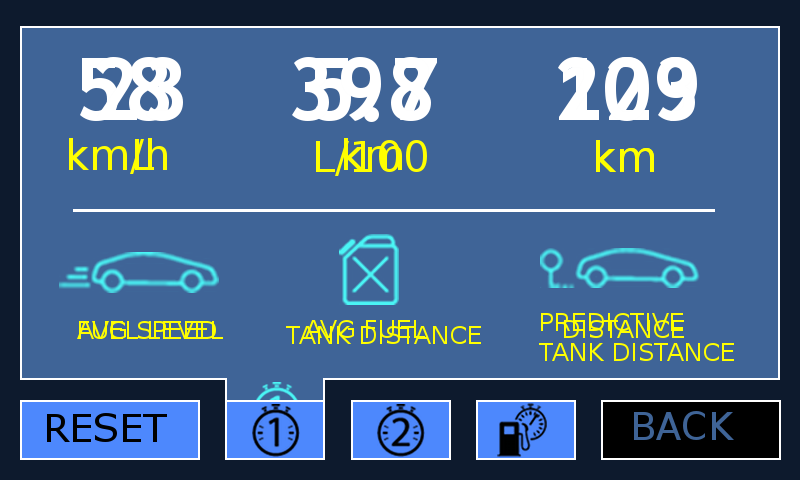
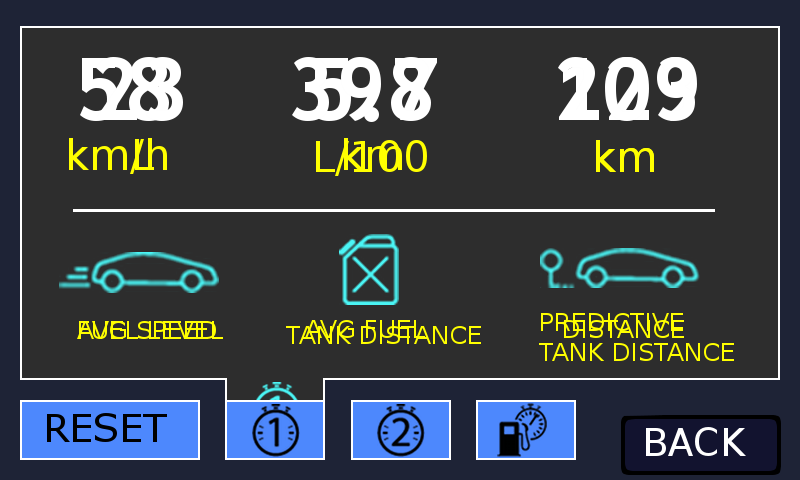
Comparing the layer stacks of the two 800×480 images. Changes:
painted on "backText" over [634, 411, 746, 456]
removed layer "Copie de back-background" from group "back" over [603, 402, 779, 458]
removed layer "back-background" from group "back" over [601, 400, 781, 460]
added layer "Layer #11" in group "back" over [625, 419, 777, 471]
added layer "Layer #10" in group "back" over [621, 415, 781, 475]
painted on "Calque Copié #1" over [20, 28, 780, 440]
painted on "menu background #1" over [0, 0, 800, 480]
painted on "Calque Copié #2" over [20, 28, 780, 440]
painted on "menu background #2" over [0, 0, 800, 480]
painted on "Calque Copié #3" over [20, 28, 780, 440]
painted on "menu background" over [0, 0, 800, 480]
